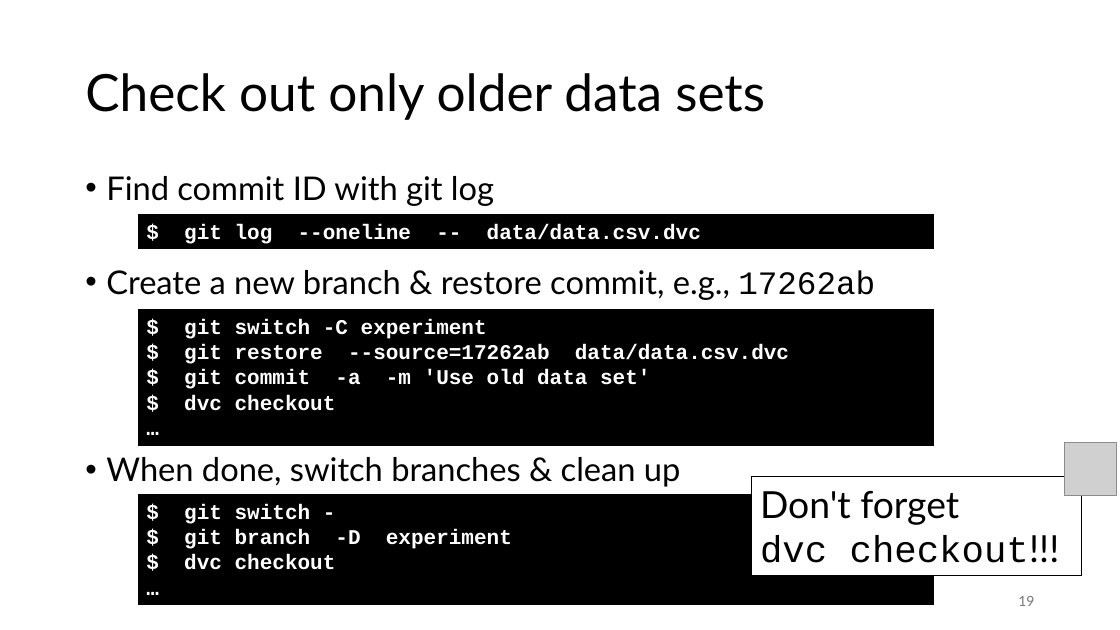
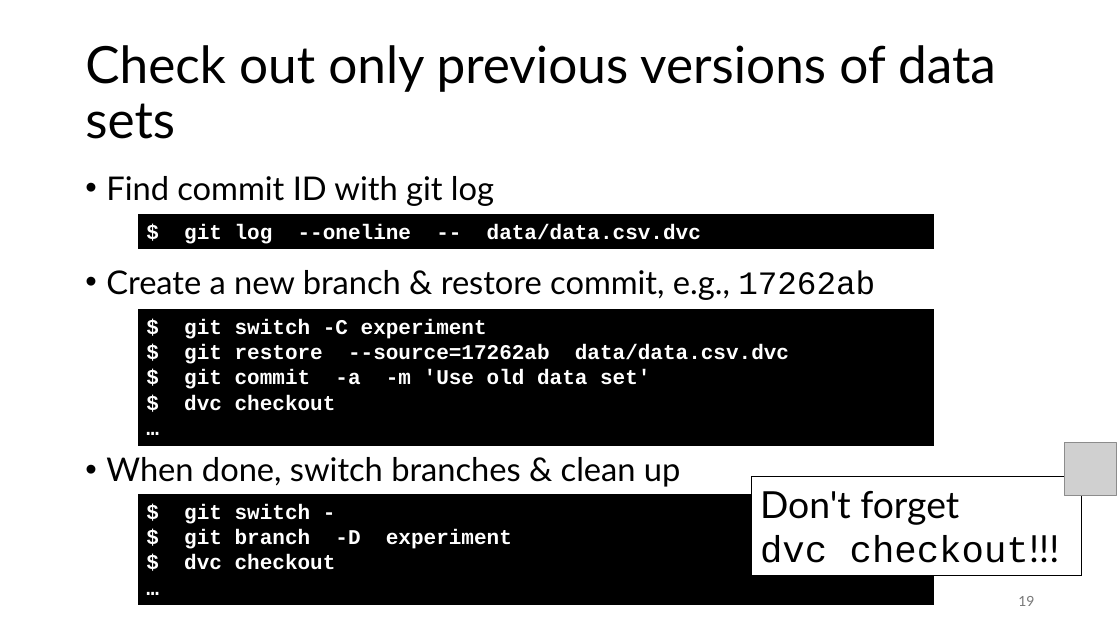
Before and after one commit to gjbex/MLOps-on-HPC, a slide deck: slide 19 of mlops_on_hpc.pptx. Drawn at 1120x630 pixels with LibreOffice and Linux fonts; fonts in the diff are those of the drawing; grey boxes stand for pictures. Boxes give left, top, right and bottom in pixels: in the first picture for what was removed or moved away, otherwise in the second. Text is boxed around its words. In the diff, an @@ line names an element or a change of style, - is before the commit and + after.

```diff
--- a/mlops_on_hpc.pptx
+++ b/mlops_on_hpc.pptx
@@ title at box(85, 45, 996, 139): text changed @@
-Check out only older data sets
+Check out only previous versions of data sets
```
Also in this commit, not shown: 3 other slides changed.
